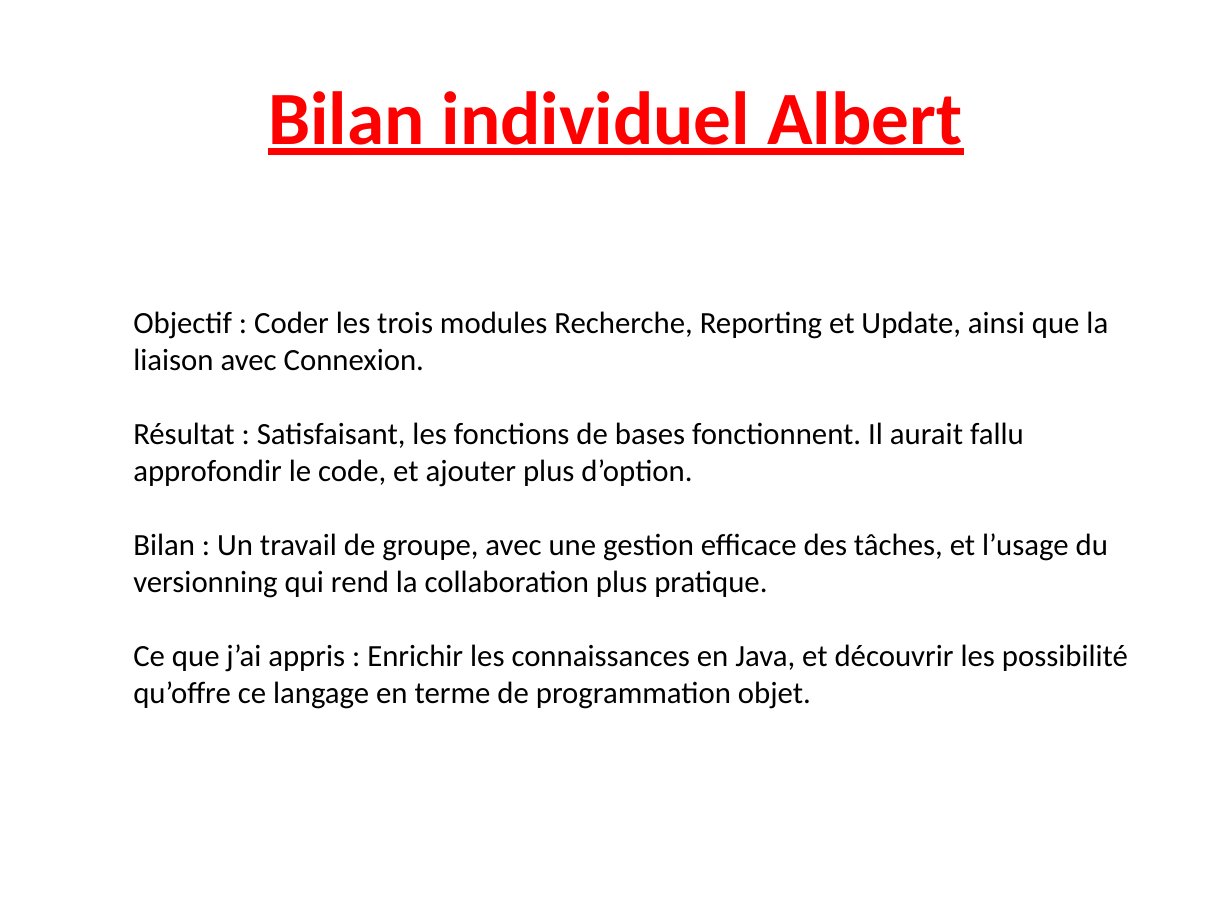
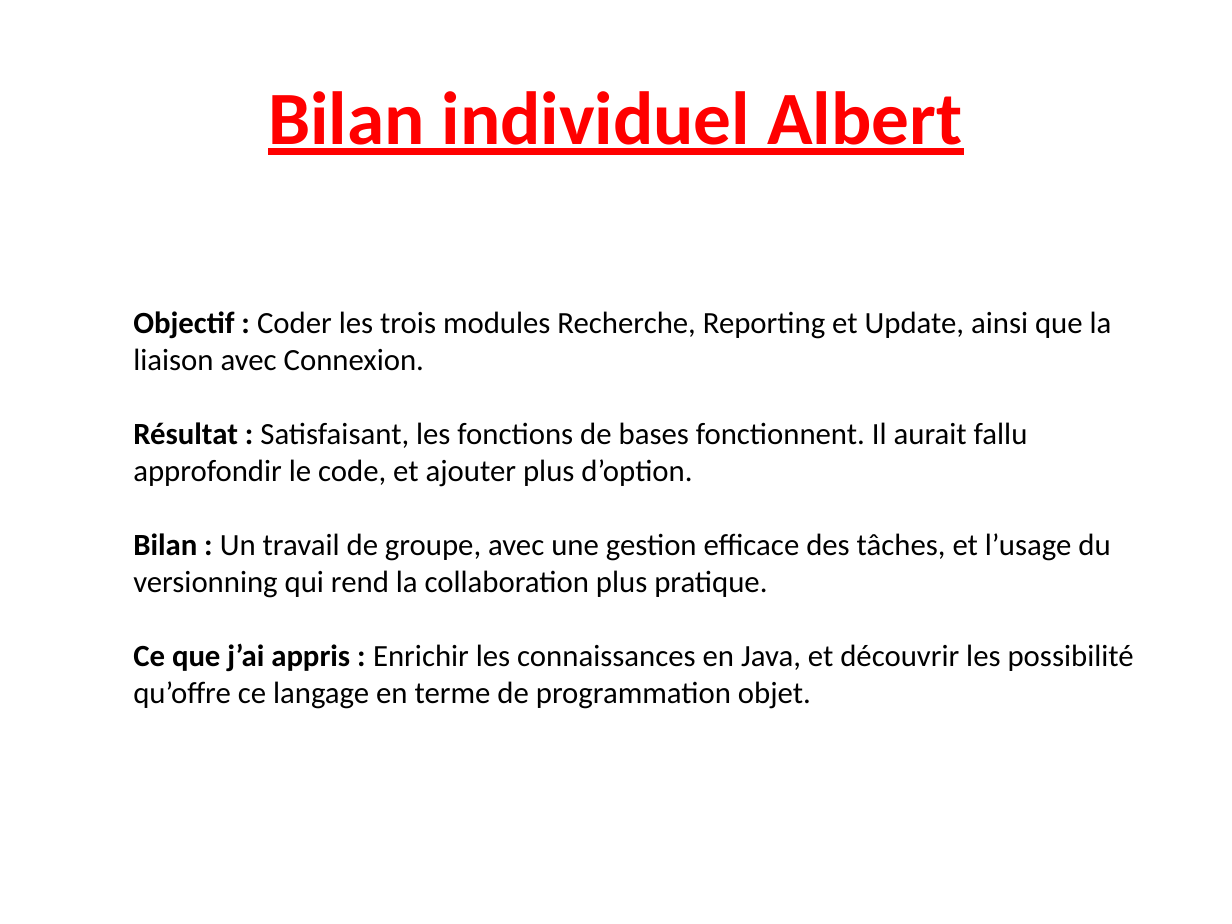
Before and after one commit to Skyfire27/Project-Java, a slide deck: slide 10 of PROJET POO Java/Projet_Java_TAN_RINJARD.pptx. Drawn at 1232x924 pixels with LibreOffice and Linux fonts; fonts in the diff are those of the drawing. Boxes give left, top, right and bottom in pixels: in the first picture for what was removed or moved away, otherwise in the second. Text is boxed around its words. In the diff, an @@ line names an element or a change of style, - is before the commit and + after.

```diff
--- a/PROJET POO Java/Projet_Java_TAN_RINJARD.pptx
+++ b/PROJET POO Java/Projet_Java_TAN_RINJARD.pptx
@@ text "Objectif : Coder les trois ..." at bbox=[133, 311, 1134, 709]: bold on in "Objectif :", "Résultat :", "Bilan :", "Ce que j’ai appris :" @@
```
Also in this commit, not shown: 2 other slides changed, 1 slide added, 1 other file.
